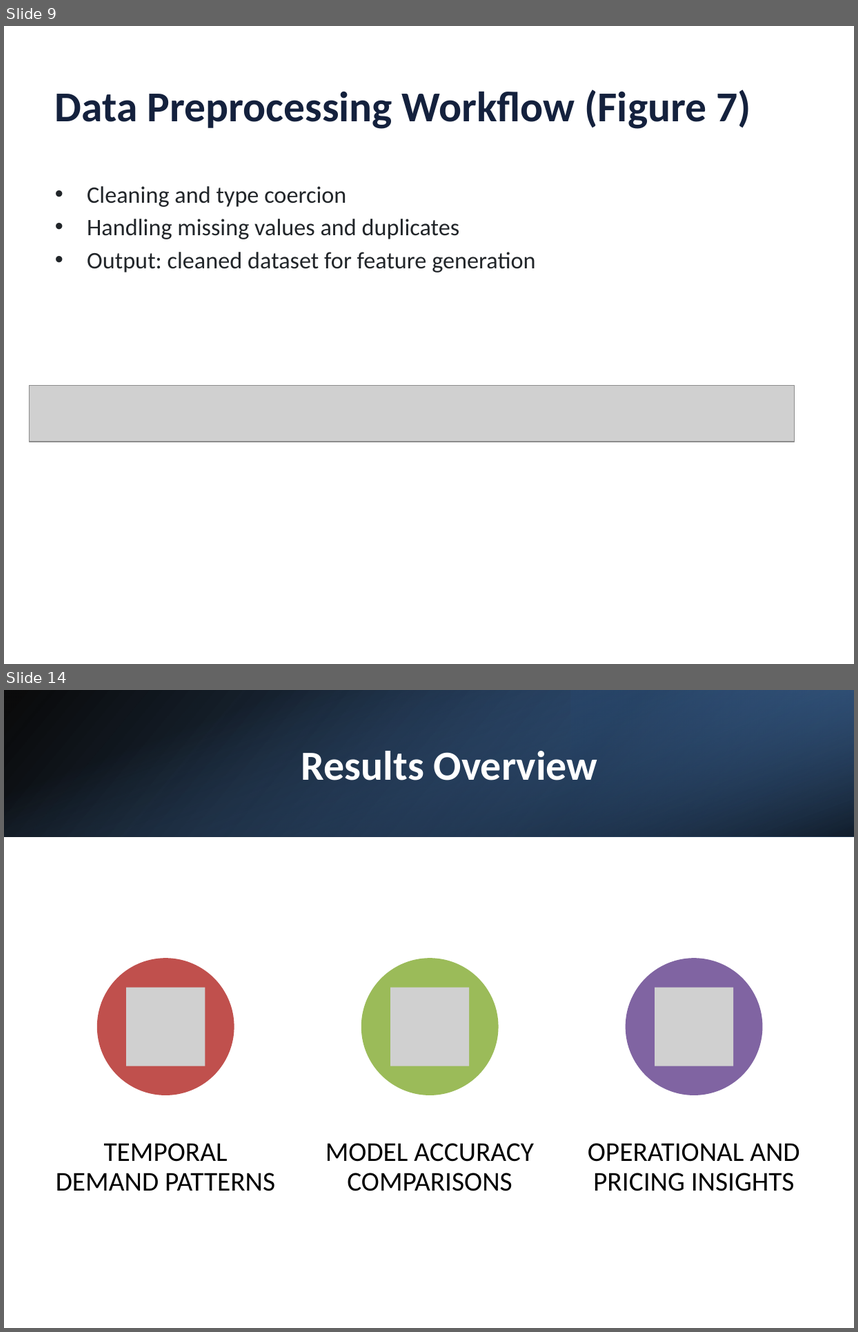
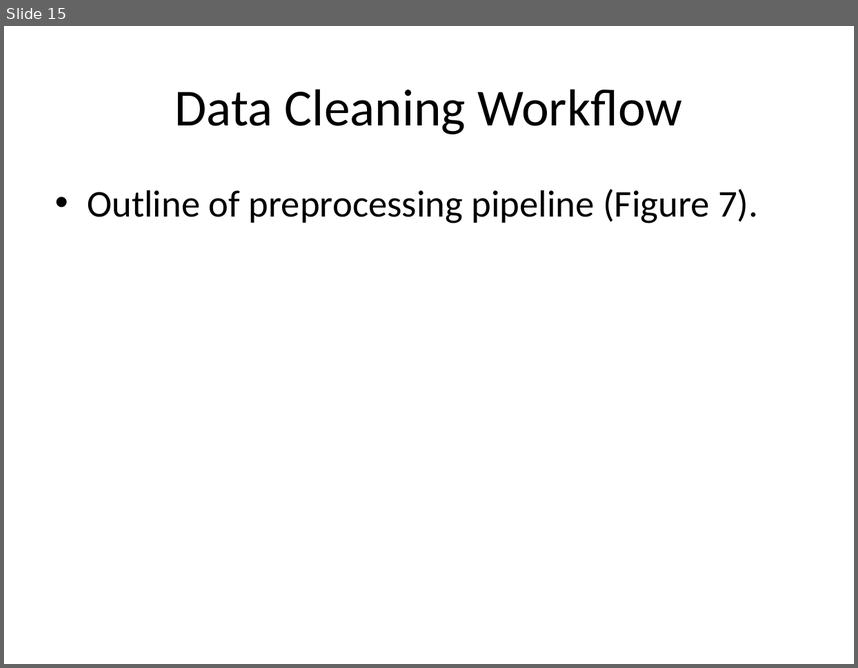
Before and after one commit to kangss1/Project-Uber, a slide deck: Thesis/Machine_Learning_Based_Forecasting_RideHailing_DelhiNCR.pptx. Shown one above the other, each under a label of ours: slides 9 and 14 before the commit, slide 15 after it; the slides between them are not shown. The pictures are 858x1332 and 858x668 pixels, drawn with LibreOffice and Linux fonts; fonts in the diff are those of the drawing; grey boxes stand for pictures. Boxes give left, top, right and bottom in pixels: in the first picture for what was removed or moved away, otherwise in the second. Text is boxed around its words. In the diff, an @@ line names an element or a change of style, - is before the commit and + after.

```diff
--- a/Thesis/Machine_Learning_Based_Forecasting_RideHailing_DelhiNCR.pptx
+++ b/Thesis/Machine_Learning_Based_Forecasting_RideHailing_DelhiNCR.pptx
@@ slide 14 removed at [4,690,854,1328], background #FFFFFF @@
@@ rectangle removed at [4,690,854,836] @@
@@ rectangle removed at [4,690,854,836] @@
@@ rectangle removed at [571,690,854,836] @@
@@ title removed at [301,751,598,780] @@
-Results Overview
@@ group removed at [56,958,800,1191]: 3 ellipses, 3 pictures, 3 texts @@
-TEMPORAL DEMAND PATTERNS
-MODEL ACCURACY COMPARISONS
-OPERATIONAL AND PRICING INSIGHTS
@@ what was slide 9 is now slide 15 @@
@@ slide 15 changed as well @@
@@ title at [175,89,682,134]: text changed; size 36 to 44 pt; text colour #14213D to #000000; bold off @@
-Data Preprocessing Workflow (Figure 7)
+Data Cleaning Workflow
@@ text at [87,189,758,223]: text changed; size 20 to 32 pt; text colour #212529 to #000000 @@
-• Cleaning and type coercion
-• Handling missing values and duplicates
-• Output: cleaned dataset for feature generation
+• Outline of preprocessing pipeline (Figure 7).
@@ picture removed at [30,385,795,441] @@
```
Also in this commit, not shown: 39 slides added, 23 other slides removed, 12 other files.
